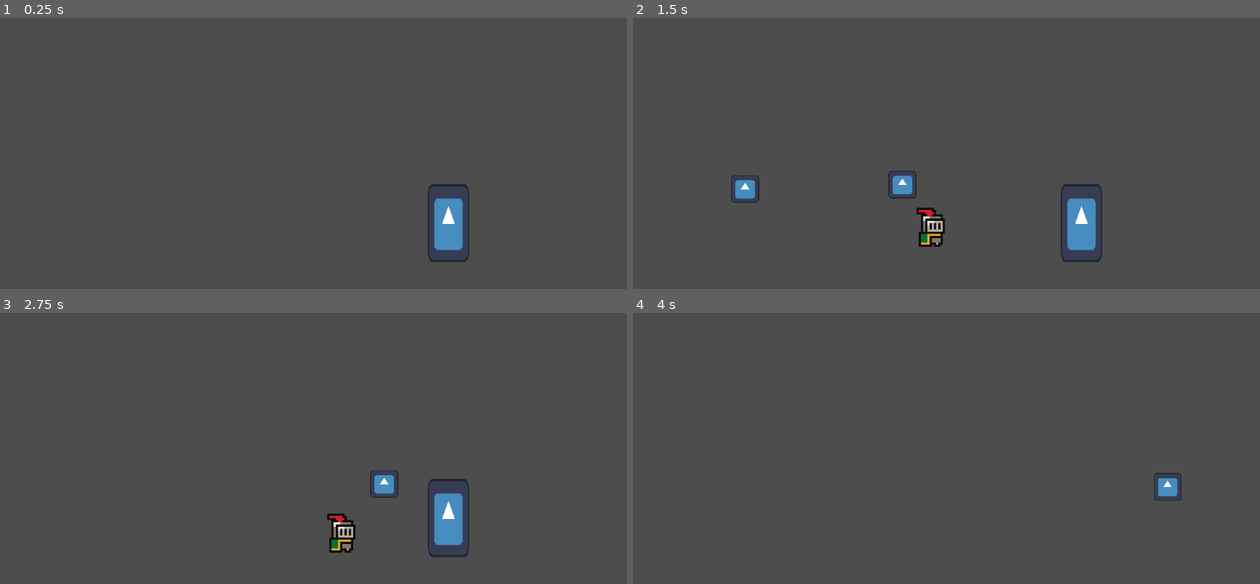
Above: before the commit, frames 1-4 (two rows, left to right).
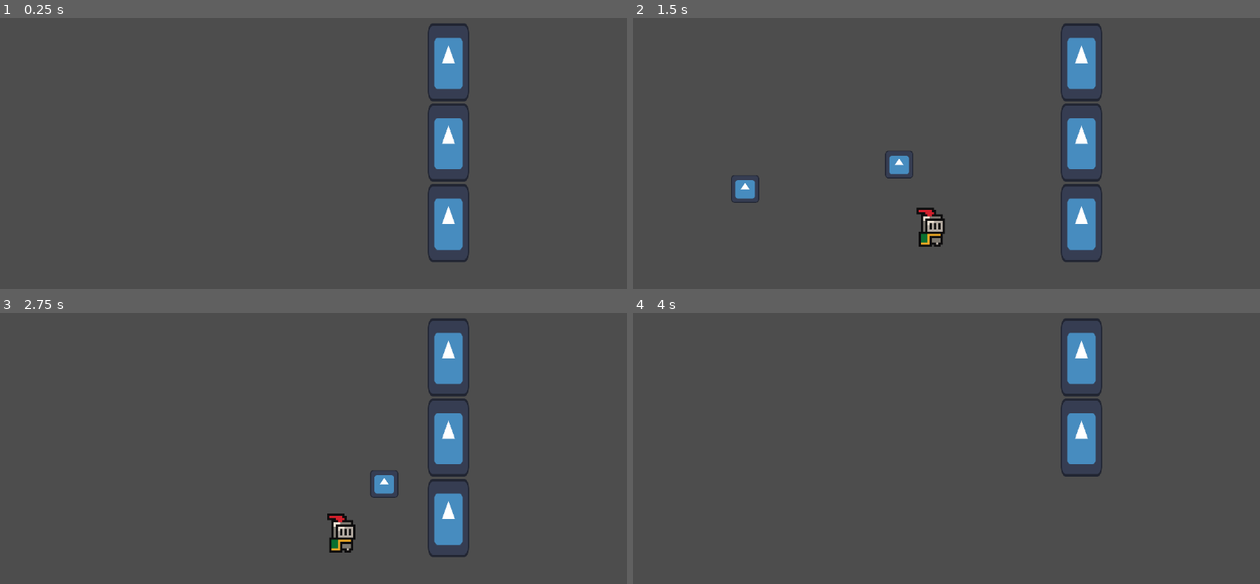
Above: after the commit, the same moments.

Repository: Smoresies/CCG2024Q4
Game: Godot game, scene res://scenes/sandbox.tscn
The game is run twice, just before and just after one commit, with the same random seed, the same clock (stepped at 60 frames per second) and the same inputs. The engine's default icon, where the game draws it, is replaced by a stand-in: a white triangle on a blue panel in a dark square.
Inputs (mouse positions are in pixels of both pictures, inside the frame that each line leads up to):
- Up to frame 1 (0.25 s): no input
- Up to frame 2 (1.5 s): tap Enter at 0.5 s; move the mouse to (1084, 158) at 0.52 s; hold Right (right) from 0.53 s (still down); click (1084, 158) at 0.6 s; tap Space (jump) at 0.77 s; move the mouse to (821, 194) at 1.27 s; click (821, 194) at 1.35 s
- Up to frame 3 (2.75 s): tap Space (jump) at 1.52 s; move the mouse to (376, 394) at 2.02 s; release Right (right) at 2.03 s; hold A (left) from 2.03 s (still down); click (376, 394) at 2.1 s
- Up to frame 4 (4 s): move the mouse to (915, 543) at 2.77 s; release A (left) at 2.78 s; hold Right (right) from 2.78 s (still down); click (915, 543) at 2.85 s; tap Space (jump) at 3.02, 3.77 s; move the mouse to (1134, 524) at 3.52 s; click (1134, 524) at 3.6 s

The runs differ from the first frame. In frame 1, 2.2% of the frame differs, in the area x 68-75%, y 2-61%; in frame 2, 2.8%, in the area x 40-75%, y 2-67%; in frame 3, 2.2%; in frame 4, 2.5%.

Commit message:
Added a pickup class

Diff:
--- a/scenes/projectile.tscn
+++ b/scenes/projectile.tscn
@@ -1,6 +1,6 @@
 [gd_scene load_steps=4 format=3 uid="uid://d305p8471rxhx"]
 
-[ext_resource type="Script" path="res://scripts/entity/components/projectile_components/base_projectile_component.gd" id="1_1fxq5"]
+[ext_resource type="Script" path="res://scripts/entity/projectile_components/base_projectile_component.gd" id="1_3idd6"]
 [ext_resource type="Texture2D" uid="uid://bkp6u6mt7e4h0" path="res://sources/icon.svg" id="2_howwq"]
 
 [sub_resource type="CircleShape2D" id="CircleShape2D_05lk1"]
@@ -8,7 +8,7 @@
 [node name="projectile" type="Area2D"]
 collision_layer = 4
 collision_mask = 10
-script = ExtResource("1_1fxq5")
+script = ExtResource("1_3idd6")
 
 [node name="CollisionShape2D" type="CollisionShape2D" parent="."]
 shape = SubResource("CircleShape2D_05lk1")
--- a/scenes/sandbox.tscn
+++ b/scenes/sandbox.tscn
@@ -1,9 +1,12 @@
-[gd_scene load_steps=4 format=3 uid="uid://db57whnmfxr41"]
+[gd_scene load_steps=6 format=3 uid="uid://db57whnmfxr41"]
 
 [ext_resource type="PackedScene" uid="uid://cplaaen2uodhm" path="res://scenes/entity.tscn" id="1_1nb0p"]
 [ext_resource type="PackedScene" uid="uid://c861ph2h6lepr" path="res://scenes/dummy.tscn" id="2_xqrxo"]
+[ext_resource type="Script" path="res://scripts/entity/projectile_components/base_collidable_object.gd" id="3_igvw7"]
 
 [sub_resource type="WorldBoundaryShape2D" id="WorldBoundaryShape2D_sj5p0"]
+
+[sub_resource type="RectangleShape2D" id="RectangleShape2D_vau7a"]
 
 [node name="Sandbox" type="Node2D"]
 
@@ -22,3 +25,19 @@
 
 [node name="Dummy" parent="." instance=ExtResource("2_xqrxo")]
 position = Vector2(247, 196)
+
+[node name="Dummy2" parent="." instance=ExtResource("2_xqrxo")]
+position = Vector2(247, 159)
+
+[node name="Dummy3" parent="." instance=ExtResource("2_xqrxo")]
+position = Vector2(247, 122)
+
+[node name="BaseCollidableObject" type="Area2D" parent="."]
+collision_layer = 0
+script = ExtResource("3_igvw7")
+damage = 1
+healing = 2
+
+[node name="CollisionShape2D" type="CollisionShape2D" parent="BaseCollidableObject"]
+position = Vector2(198, 200)
+shape = SubResource("RectangleShape2D_vau7a")
--- a/scripts/entity/components/health_and_status_components/base_health_and_status_component.gd
+++ b/scripts/entity/components/health_and_status_components/base_health_and_status_component.gd
@@ -63,6 +63,9 @@
 	print("Healed" + str(final_health_gain) + ", now " + str(_current_health))
 	on_healed.emit()
 
+func apply_status_effect(status_effect_to_add: BaseStatusEffect) -> void:
+	pass
+
 ## Destroys this entity
 func _die() -> void:
 	print("died")
--- a/scripts/entity/components/projectile_components/base_projectile_component.gd
+++ /dev/null
@@ -1,51 +0,0 @@
-class_name BaseProjectileComponent extends Area2D
-
-## Damage inflicted by the projectile
-var damage: int = 20
-var healing: int = 0
-var move_speed: int = 0
-var on_hit_effects: Array[BaseStatusEffect] = []
-var target_location: Node2D
-var velocity: Vector2 = Vector2.ZERO
-
-func init(set_starting_position: Vector2, set_damage: int, set_on_hit_effects: Array[BaseStatusEffect], set_healing: int, set_move_speed: int, set_target_or_direction) -> void:
-	self.damage = set_damage
-	self.on_hit_effects = set_on_hit_effects
-	self.healing = set_healing
-	self.move_speed = set_move_speed
-	global_position = set_starting_position
-
-	var direction: Vector2
-	if set_target_or_direction is Node2D:
-		target_location = set_target_or_direction
-		direction = target_location.global_position - set_starting_position
-	elif set_target_or_direction is Vector2:
-		direction = set_target_or_direction
-
-
-	velocity = (direction).normalized() * move_speed
-
-func _ready() -> void:
-	# Connect the area_entered signal
-	body_entered.connect(_heal_health)
-	body_entered.connect(_deal_damage)
-
-
-func _deal_damage(body: Node2D) -> void:
-	var parent: BaseEntity = body.get_parent()
-	var parent_health_component: BaseHealthAndStatusComponent = parent.health_and_status_component
-	parent_health_component.take_damage(damage)
-	# Apply any on-hit effects
-	# for effect in on_hit_effects:
-	#     if area.has_method("add_status_effect"):
-	#         area.apply_status_effect(effect)
-	queue_free()
-
-func _heal_health(body: Node2D) -> void:
-	var parent: BaseEntity = body.get_parent()
-	var parent_health_component: BaseHealthAndStatusComponent = parent.health_and_status_component
-	parent_health_component.heal_health(healing)
-
-
-func _physics_process(delta: float) -> void:
-	position += velocity * delta
--- /dev/null
+++ b/scripts/entity/projectile_components/base_collidable_object.gd
@@ -0,0 +1,30 @@
+class_name BaseCollidableObject extends Area2D
+
+## Damage inflicted by the collidable.
+@export var damage: int
+@export var healing: int
+@export var status_effects: Array[BaseStatusEffect]
+
+func _ready() -> void:
+	# Connect the area_entered signal
+	body_entered.connect(_on_body_entered)
+
+func _on_body_entered(body: Node2D) -> void:
+	var parent: BaseEntity = body.get_parent()
+	_deal_damage(parent)
+	_heal_health(parent)
+	_apply_status_effects(parent)
+
+func _deal_damage(entity: BaseEntity) -> void:
+	var parent_health_component: BaseHealthAndStatusComponent = entity.health_and_status_component
+	parent_health_component.take_damage(damage)
+	queue_free()
+
+func _heal_health(entity: BaseEntity) -> void:
+	var parent_health_component: BaseHealthAndStatusComponent = entity.health_and_status_component
+	parent_health_component.heal_health(healing)
+
+func _apply_status_effects(entity: BaseEntity):
+	var parent_health_component: BaseHealthAndStatusComponent = entity.health_and_status_component
+	for status_effect in status_effects:
+		parent_health_component.apply_status_effect(status_effect)
--- /dev/null
+++ b/scripts/entity/projectile_components/base_projectile_component.gd
@@ -0,0 +1,27 @@
+class_name BaseProjectileComponent extends BaseCollidableObject
+
+
+var move_speed: int = 0
+var target_location: Node2D
+var velocity: Vector2 = Vector2.ZERO
+
+func init(set_starting_position: Vector2, set_damage: int, set_on_hit_effects: Array[BaseStatusEffect], set_healing: int, set_move_speed: int, set_target_or_direction) -> void:
+	self.damage = set_damage
+	self.status_effects = set_on_hit_effects
+	self.healing = set_healing
+	self.move_speed = set_move_speed
+	global_position = set_starting_position
+
+	var direction: Vector2
+	if set_target_or_direction is Node2D:
+		target_location = set_target_or_direction
+		direction = target_location.global_position - set_starting_position
+	elif set_target_or_direction is Vector2:
+		direction = set_target_or_direction
+
+
+	velocity = (direction).normalized() * move_speed
+
+
+func _physics_process(delta: float) -> void:
+	position += velocity * delta
